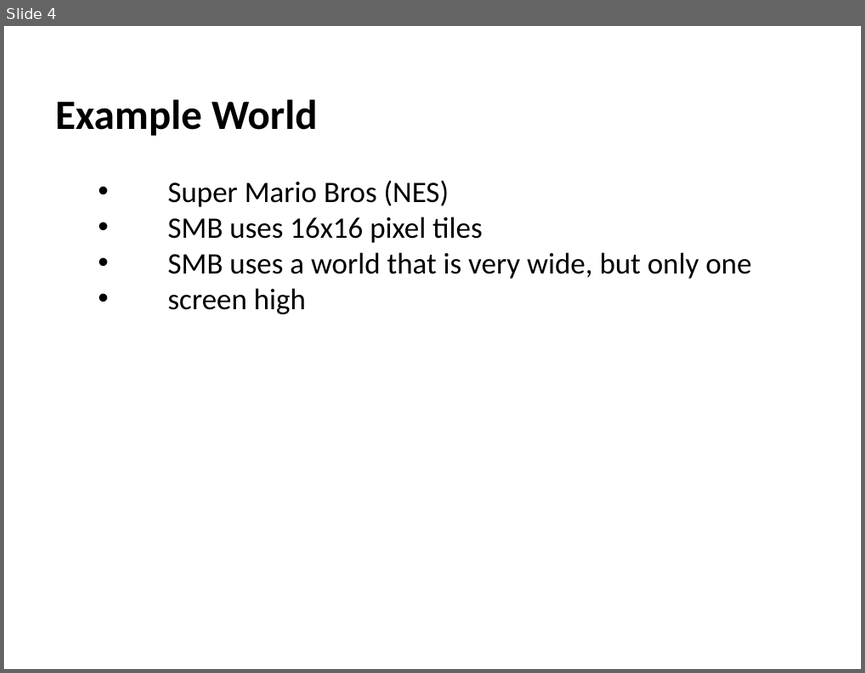
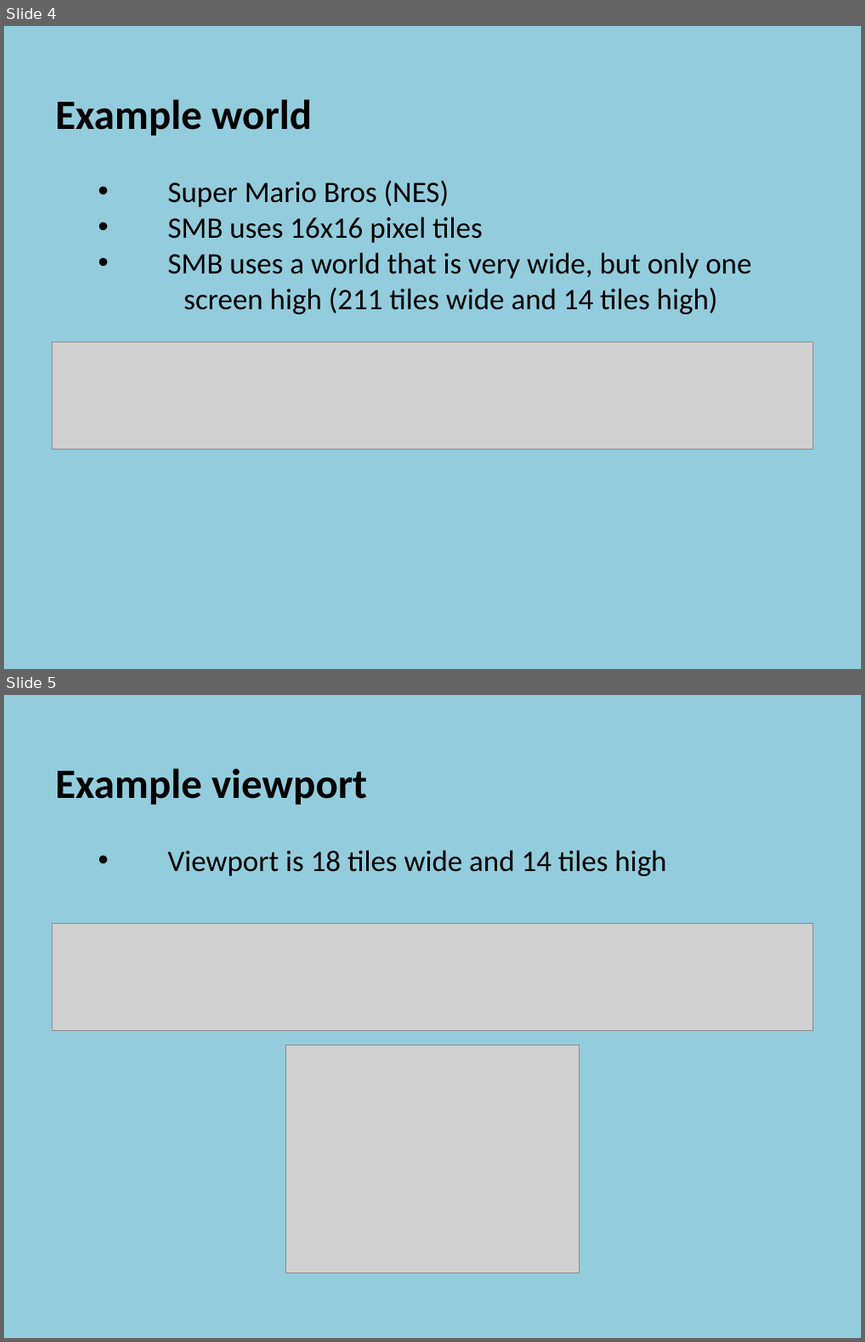
Before and after one commit to szetko/course-materials, a slide deck: Programming 4/07.1 Manual Scrolling Tile Map/07.1 Manual Scrolling Tile Map.pptx. Shown one above the other, each under a label of ours: slide 4 before the commit, slides 4 and 5 after it. The pictures are 865x673 and 865x1342 pixels, drawn with LibreOffice and Linux fonts; fonts in the diff are those of the drawing; grey boxes stand for pictures. Boxes give left, top, right and bottom in pixels: in the first picture for what was removed or moved away, otherwise in the second. Text is boxed around its words. In the diff, an @@ line names an element or a change of style, - is before the commit and + after.

```diff
--- a/Programming 4/07.1 Manual Scrolling Tile Map/07.1 Manual Scrolling Tile Map.pptx
+++ b/Programming 4/07.1 Manual Scrolling Tile Map/07.1 Manual Scrolling Tile Map.pptx
@@ slide 5 added at (4,695,861,1338), background #93CDDD @@
@@ text added at (55,768,666,876), 25 pt, text #000000 @@
+  Example viewport
+    • Viewport is 18 tiles wide and 14 tiles high
@@ picture added at (52,924,813,1031) @@
@@ picture added at (286,1044,579,1272) @@
@@ slide 4 changed as well @@
@@ background #FFFFFF to #93CDDD @@
@@ text at (55,99,312,136): text changed @@
-  Example World
+  Example world
@@ text at (183,287,718,314): text changed @@
-    • screen high
+    screen high (211 tiles wide and 14 tiles high)
@@ picture added at (52,341,813,448) @@
```
Also in this commit, not shown: 3 other slides changed, 15 other slides added, 13 other files.
